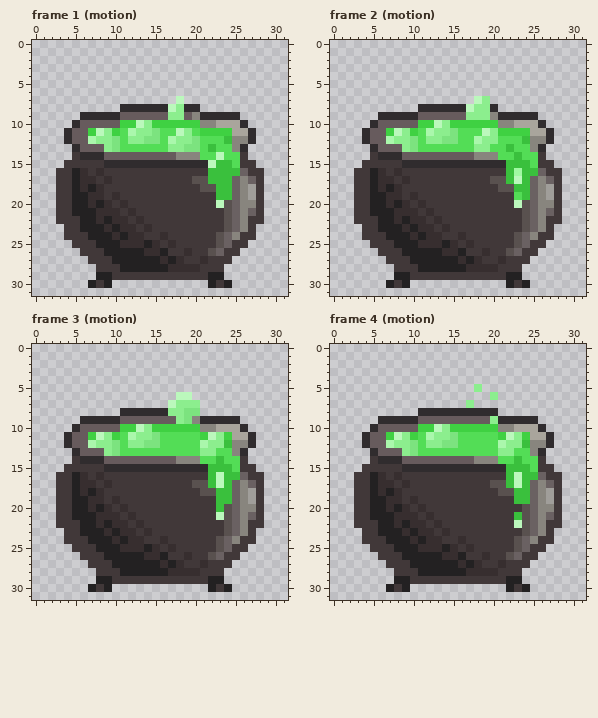
Two versions of one pixel-art file, Assets/GameResources/Maps/Buildings/pot.aseprite. The first picture shows the starting point.
32x32 pixels, 5 frames. Shown: frame 1 (motion), frame 2 (motion), frame 3 (motion), frame 4 (motion). The commit also changed other frames, which this record leaves out.
New version:
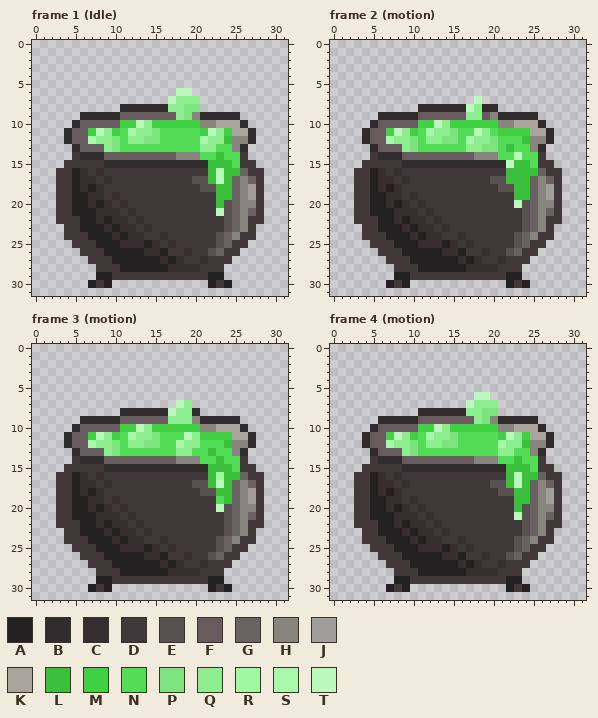
Palette (. is transparent): A #232122  B #302c2e  C #372e2f  D #413839  E #59514f  F #675b5d  G #6a6162  H #88857e  J #a09e9a  K #a9a59c  L #3ac03d  M #3fd142  N #53dd56  P #7ce37f  Q #8cee8e  R #a0f9a2  S #aaf7ac  T #bbf8bc
The exact change:
--- frame 1 (Idle), layer "Layer 2"
@@ x 15..25 @@
  5 ...........
- 6 ...........
- 7 ...T.......
- 8 BBTQBB.....
- 9 FFQQFHBBBBB
+ 6 ...TT......
+ 7 ..TQQQ.....
+ 8 BBQQPP.....
+ 9 FFFQPHBBBBB
 10 MMMMMMHHKKK
-11 PNNTQNMMMMK
-12 PNSQQPNNNLH
-13 NNQQPPNLNNH
-14 FFFHHHNNTNN
-15 BBBBBBBTLLN
-16 DDDDDDDLLLL
-17 DDDDDEELLLG
+11 PNNNNNMTQMK
+12 PNNNNNSQQLH
+13 NNNNNNQQNNH
+14 FFFHHHNNLNN
+15 BBBBBBBLLLN
+16 DDDDDDDLTLL
+17 DDDDDEELTLG
 18 DDDDDDEELLG
 19 DDDDDDDDLLG
-20 DDDDDDDDTEG
-21 DDDDDDDDDEG
+20 DDDDDDDDLEG
+21 DDDDDDDDTEG
 22 DDDDDDDDDEG
--- frame 2 (motion), layer "Layer 2"
@@ x 15..25 @@
  6 ...........
- 7 ...TQ......
- 8 BBTQQB.....
- 9 FFQQQHBBBBB
+ 7 ...T.......
+ 8 BBTQBB.....
+ 9 FFQQFHBBBBB
 10 MMMMMMHHKKK
-11 PNNNTQMMMMK
-12 PNNSQQNNNLH
-13 NNNQQNNLNNH
-14 FFFHHHNNLNN
-15 BBBBBBBLLLN
-16 DDDDDDDLRLL
-17 DDDDDEELTLG
+11 PNNTQNMMMMK
+12 PNSQQPNNNLH
+13 NNQQPPNLNNH
+14 FFFHHHNNTNN
+15 BBBBBBBTLLN
+16 DDDDDDDLLLL
+17 DDDDDEELLLG
 18 DDDDDDEELLG
-19 DDDDDDDDNLG
+19 DDDDDDDDLLG
 20 DDDDDDDDTEG
--- frame 3 (motion), layer "Layer 2"
@@ x 15..25 @@
  5 ...........
- 6 ...TT......
- 7 ..TQQQ.....
- 8 BBQQPP.....
- 9 FFFQPHBBBBB
+ 6 ...........
+ 7 ...TQ......
+ 8 BBTQQB.....
+ 9 FFQQQHBBBBB
 10 MMMMMMHHKKK
-11 PNNNNNMTQMK
-12 PNNNNNSQQLH
-13 NNNNNNQQNNH
+11 PNNNTQMMMMK
+12 PNNSQQNNNLH
+13 NNNQQNNLNNH
 14 FFFHHHNNLNN
 15 BBBBBBBLLLN
-16 DDDDDDDLTLL
+16 DDDDDDDLRLL
 17 DDDDDEELTLG
 18 DDDDDDEELLG
-19 DDDDDDDDLLG
-20 DDDDDDDDLEG
-21 DDDDDDDDTEG
+19 DDDDDDDDNLG
+20 DDDDDDDDTEG
+21 DDDDDDDDDEG
 22 DDDDDDDDDEG
--- frame 4 (motion), layer "Layer 2"
@@ x 15..22 @@
  4 ........
- 5 ...Q....
- 6 .....Q..
- 7 ..Q.....
- 8 BBBBBB..
- 9 FFFFFQBB
+ 5 ........
+ 6 ...TT...
+ 7 ..TQQQ..
+ 8 BBQQPP..
+ 9 FFFQPHBB
 10 MMMMMMHH
@@ x 21..25 @@
 19 DDLLG
-20 DDDEG
-21 DDLEG
-22 DDTEG
+20 DDLEG
+21 DDTEG
+22 DDDEG
 23 DDDEG
Changed places in both pictures, as pixel boxes (x1, y1, x2, y2):
changed: (168, 88, 224, 216)
changed: (466, 96, 522, 200)
changed: (168, 392, 224, 520)
changed: (466, 384, 498, 424)
changed: (514, 504, 522, 528)
